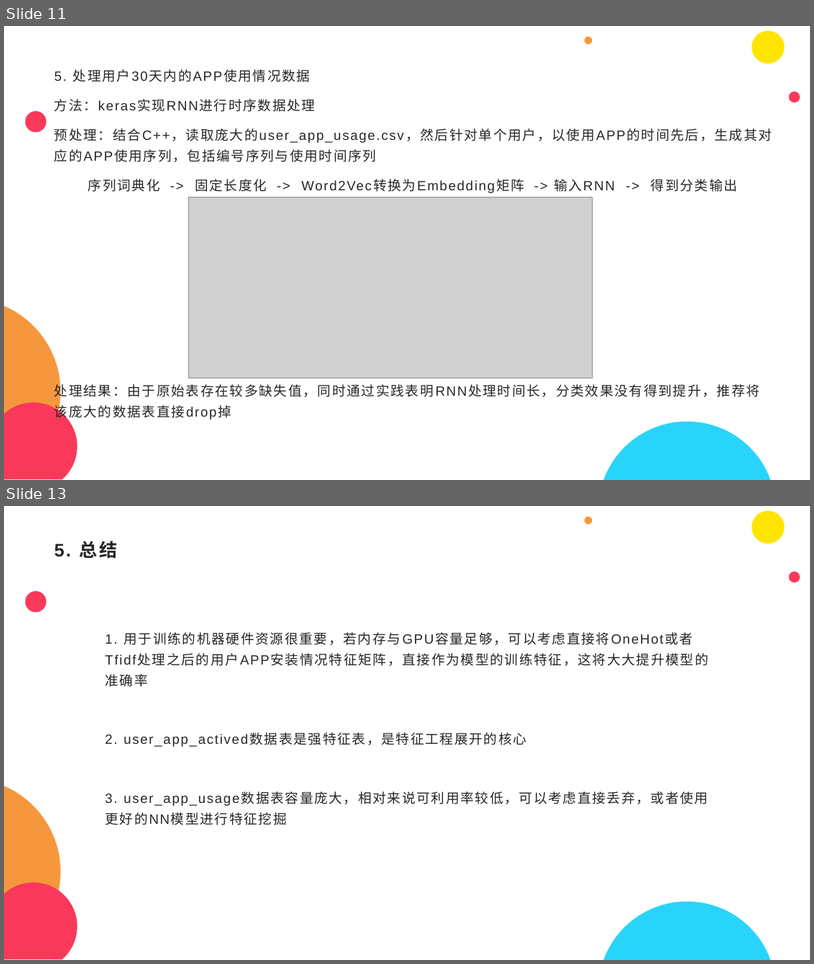
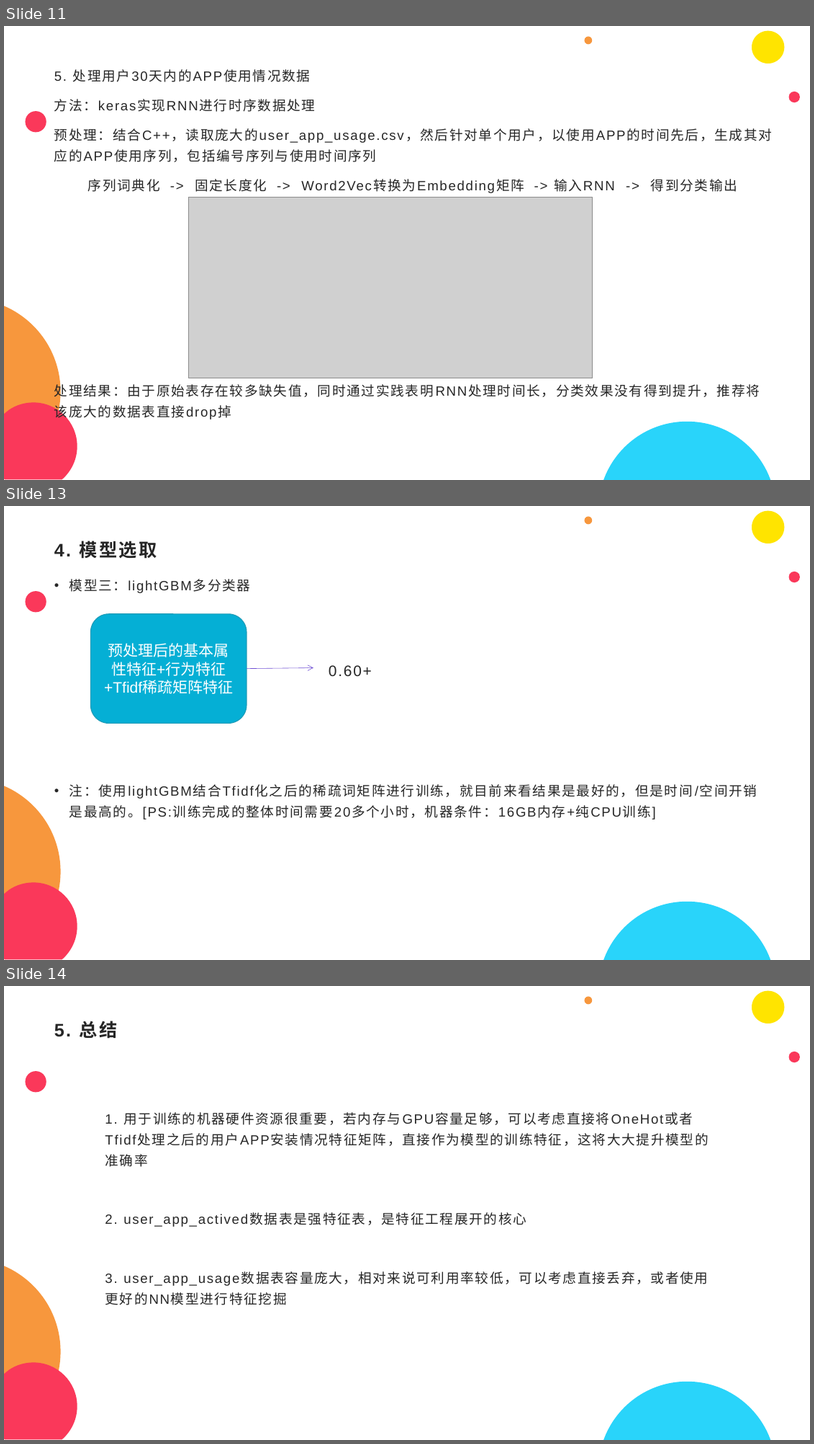
Before and after one commit to Palette25/Comprehensive_Ranking, a slide deck: Final_Project/陈明亮+16340023/陈明亮+16340023+ppt.pptx. Shown one above the other, each under a label of ours: slides 11 and 13 before the commit, slides 11, 13 and 14 after it; the slides between them are not shown. The pictures are 814x964 and 814x1444 pixels, drawn with LibreOffice and Linux fonts; fonts in the diff are those of the drawing; grey boxes stand for pictures. Boxes give left, top, right and bottom in pixels: in the first picture for what was removed or moved away, otherwise in the second. Text is boxed around its words. In the diff, an @@ line names an element or a change of style, - is before the commit and + after.

```diff
--- a/Final_Project/陈明亮+16340023/陈明亮+16340023+ppt.pptx
+++ b/Final_Project/陈明亮+16340023/陈明亮+16340023+ppt.pptx
@@ slide 13 added at (4, 506, 810, 960), background #FFFFFF; not listed: 7 template elements that a slide beside it also shows @@
@@ title added at (54, 541, 157, 559), 21.6 pt, text #262626, bold @@
+4. 模型选取
@@ text added at (70, 579, 758, 819), 16 pt, text #262626 @@
+• 模型三：lightGBM多分类器
+• 注：使用lightGBM结合Tfidf化之后的稀疏词矩阵进行训练，就目前来看结果是最好的，但是时间/空间开销是最高的。[PS:训练完成的整体时间需要20多个小时，机器条件：16GB内存+纯CPU训练]
@@ rounded rectangle added at (90, 614, 247, 723), fill #05AFD5, outline #1E9DB9 1 pt, 18 pt, text #FFFFFF @@
+预处理后的基本属性特征+行为特征+Tfidf稀疏矩阵特征
@@ arrow added from (247, 669) to (314, 667), #7050D4 0.5 pt @@
@@ text added at (329, 665, 372, 676), 18 pt, text #262626 @@
+0.60+
@@ what was slide 13 is now slide 14 @@
```
Also in this commit, not shown: 1 slide changed, 6 other files.
